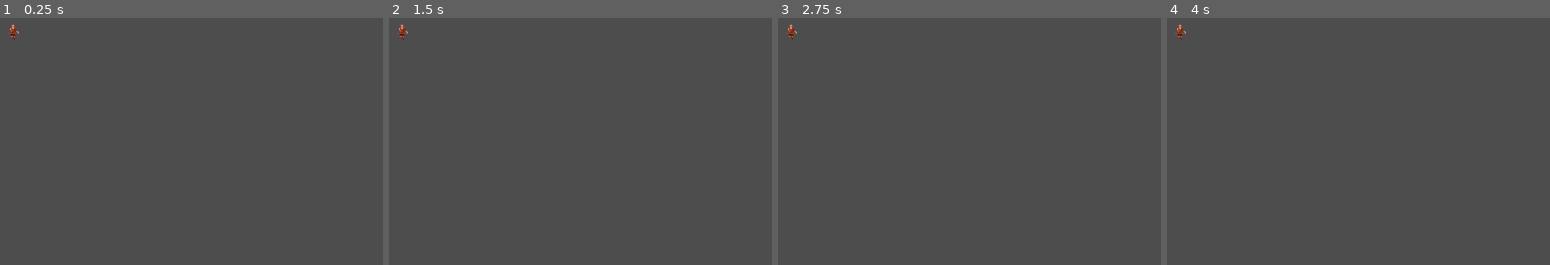
Above: before the commit, frames 1-4 (left to right).
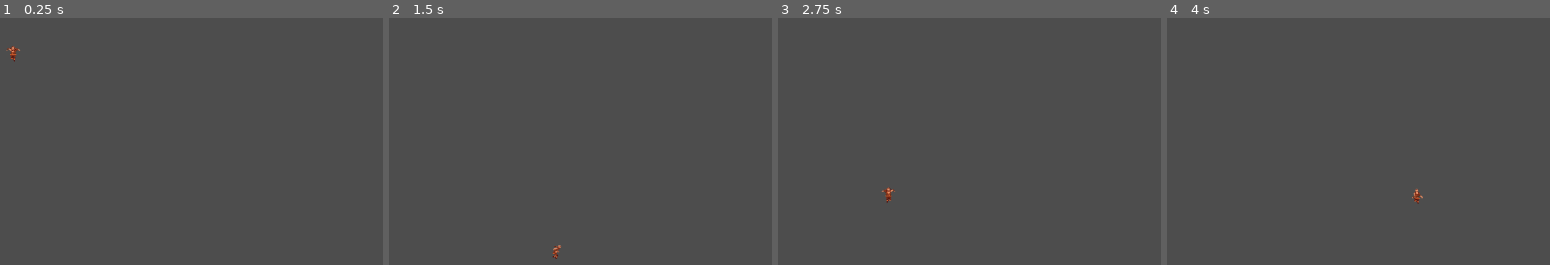
Above: after the commit, the same moments.

Repository: LittoralFireHydrant22/Gassed
Game: Godot game, scene res://scenes/world.tscn
The game is run twice, just before and just after one commit, with the same random seed, the same clock (stepped at 60 frames per second) and the same inputs. Before the commit the project starts from res://world.tscn.
Inputs:
- Up to frame 1 (0.25 s): no input
- Up to frame 2 (1.5 s): tap Enter (ui_accept) at 0.5, 0.77, 0.8, 1.07, 1.25, 1.35 s; hold Right (ui_right) from 0.53 s (still down); tap Space (ui_select) at 0.6 s
- Up to frame 3 (2.75 s): tap Enter (ui_accept) at 1.52, 1.82, 2, 2.3 s; tap Space (ui_select) at 1.55, 2.1 s; release Right (ui_right) at 2.03 s; hold Left (ui_left) from 2.03 s (still down)
- Up to frame 4 (4 s): release Left (ui_left) at 2.78 s; hold Right (ui_right) from 2.78 s (still down); tap Space (ui_select) at 2.85 s; tap Enter (ui_accept) at 3.02, 3.32, 3.5, 3.6, 3.77 s

The runs differ from the first frame. In frame 1, 0.2% of the frame differs, in the area x 1-6%, y 2-18%; in frame 2, 0.1%; in frame 3, 0.2%, in the area x 2-31%, y 2-75%; in frame 4, 0.2%.
Error before the commit: Parse Error: Expected expression for variable initial value after "=". (res://player_controls.gd:27)

Commit message:
plyer as scene

Diff:
--- a/player_controls.gd
+++ /dev/null
@@ -1,27 +0,0 @@
-extends CharacterBody2D
-
-enum State {IDLE, RUNNING, JUMPING, FALLING, DASHING}
-
-@export var input_left: String = "ui_left"
-@export var input_right: String = "ui_right"
-@export var input_jump: String = "ui_accept"
-@export var input_dash: String = "ui_select"
-
-#controller variables
-@export var speed: float = 200.0
-@export var jump_velocity: float = -400.0
-@export var dash_speed: float = 400.0
-@export var dash_time: float = 0.3
-@export var slide_time: float = 0.5
-
-var gravity = ProjectSettings.get_setting("physics/2d/default_gravity")
-var current_state: State = State.IDLE
-var can_double_jump: bool = false
-var has_double_jumped: bool = false
-var dash_timer: float = 0.0
-var dash_direction: Vector2 = Vector2.ZERO
-var slide_timer: float = 0.0
-
-@onready var normal_collision = $NormalCollision
-
-@onready var animated_sprite =
--- a/world.tscn
+++ b/scenes/world.tscn
@@ -1,7 +1,7 @@
 [gd_scene load_steps=32 format=3 uid="uid://dqtiui6yqha3h"]
 
 [ext_resource type="Texture2D" uid="uid://cikur0g2438ib" path="res://sprites/player.png" id="1_f3sb7"]
-[ext_resource type="Script" uid="uid://p8ve4bc51ju5" path="res://player_controls.gd" id="1_fj7yv"]
+[ext_resource type="Script" uid="uid://p8ve4bc51ju5" path="res://scripts/player_controls.gd" id="1_fj7yv"]
 
 [sub_resource type="RectangleShape2D" id="RectangleShape2D_fj7yv"]
 size = Vector2(1151, 20)
@@ -9,6 +9,30 @@
 [sub_resource type="CapsuleShape2D" id="CapsuleShape2D_tlwt5"]
 height = 26.0
 
+[sub_resource type="AtlasTexture" id="AtlasTexture_hiqwa"]
+atlas = ExtResource("1_f3sb7")
+region = Rect2(0, 1280, 288, 128)
+
+[sub_resource type="AtlasTexture" id="AtlasTexture_2u3nc"]
+atlas = ExtResource("1_f3sb7")
+region = Rect2(288, 1280, 288, 128)
+
+[sub_resource type="AtlasTexture" id="AtlasTexture_udxuc"]
+atlas = ExtResource("1_f3sb7")
+region = Rect2(576, 1280, 288, 128)
+
+[sub_resource type="AtlasTexture" id="AtlasTexture_ikiii"]
+atlas = ExtResource("1_f3sb7")
+region = Rect2(864, 1280, 288, 128)
+
+[sub_resource type="AtlasTexture" id="AtlasTexture_cbp6q"]
+atlas = ExtResource("1_f3sb7")
+region = Rect2(1152, 1280, 288, 128)
+
+[sub_resource type="AtlasTexture" id="AtlasTexture_26xuy"]
+atlas = ExtResource("1_f3sb7")
+region = Rect2(1440, 1280, 288, 128)
+
 [sub_resource type="AtlasTexture" id="AtlasTexture_aqk2v"]
 atlas = ExtResource("1_f3sb7")
 region = Rect2(0, 0, 288, 128)
@@ -56,30 +80,6 @@
 [sub_resource type="AtlasTexture" id="AtlasTexture_70uel"]
 atlas = ExtResource("1_f3sb7")
 region = Rect2(576, 256, 288, 128)
-
-[sub_resource type="AtlasTexture" id="AtlasTexture_hiqwa"]
-atlas = ExtResource("1_f3sb7")
-region = Rect2(0, 1280, 288, 128)
-
-[sub_resource type="AtlasTexture" id="AtlasTexture_2u3nc"]
-atlas = ExtResource("1_f3sb7")
-region = Rect2(288, 1280, 288, 128)
-
-[sub_resource type="AtlasTexture" id="AtlasTexture_udxuc"]
-atlas = ExtResource("1_f3sb7")
-region = Rect2(576, 1280, 288, 128)
-
-[sub_resource type="AtlasTexture" id="AtlasTexture_ikiii"]
-atlas = ExtResource("1_f3sb7")
-region = Rect2(864, 1280, 288, 128)
-
-[sub_resource type="AtlasTexture" id="AtlasTexture_cbp6q"]
-atlas = ExtResource("1_f3sb7")
-region = Rect2(1152, 1280, 288, 128)
-
-[sub_resource type="AtlasTexture" id="AtlasTexture_26xuy"]
-atlas = ExtResource("1_f3sb7")
-region = Rect2(1440, 1280, 288, 128)
 
 [sub_resource type="AtlasTexture" id="AtlasTexture_bc84e"]
 atlas = ExtResource("1_f3sb7")
@@ -117,6 +117,29 @@
 animations = [{
 "frames": [{
 "duration": 1.0,
+"texture": SubResource("AtlasTexture_hiqwa")
+}, {
+"duration": 1.0,
+"texture": SubResource("AtlasTexture_2u3nc")
+}, {
+"duration": 1.0,
+"texture": SubResource("AtlasTexture_udxuc")
+}, {
+"duration": 1.0,
+"texture": SubResource("AtlasTexture_ikiii")
+}, {
+"duration": 1.0,
+"texture": SubResource("AtlasTexture_cbp6q")
+}, {
+"duration": 1.0,
+"texture": SubResource("AtlasTexture_26xuy")
+}],
+"loop": true,
+"name": &"dash",
+"speed": 10.0
+}, {
+"frames": [{
+"duration": 1.0,
 "texture": SubResource("AtlasTexture_aqk2v")
 }, {
 "duration": 1.0,
@@ -165,29 +188,6 @@
 "loop": true,
 "name": &"jump_up",
 "speed": 5.0
-}, {
-"frames": [{
-"duration": 1.0,
-"texture": SubResource("AtlasTexture_hiqwa")
-}, {
-"duration": 1.0,
-"texture": SubResource("AtlasTexture_2u3nc")
-}, {
-"duration": 1.0,
-"texture": SubResource("AtlasTexture_udxuc")
-}, {
-"duration": 1.0,
-"texture": SubResource("AtlasTexture_ikiii")
-}, {
-"duration": 1.0,
-"texture": SubResource("AtlasTexture_cbp6q")
-}, {
-"duration": 1.0,
-"texture": SubResource("AtlasTexture_26xuy")
-}],
-"loop": true,
-"name": &"roll",
-"speed": 10.0
 }, {
 "frames": [{
 "duration": 1.0,
@@ -229,15 +229,6 @@
 
 [node name="CharacterBody2D" type="CharacterBody2D" parent="."]
 script = ExtResource("1_fj7yv")
-input_left = null
-input_right = null
-input_jump = null
-input_dash = null
-speed = null
-jump_velocity = null
-dash_speed = null
-dash_time = null
-slide_time = null
 
 [node name="NormalCollision" type="CollisionShape2D" parent="CharacterBody2D"]
 position = Vector2(542, 154)
@@ -247,6 +238,6 @@
 position = Vector2(542.5, 130.625)
 scale = Vector2(0.753472, 0.619141)
 sprite_frames = SubResource("SpriteFrames_wse8f")
-animation = &"run"
+animation = &"jump_up"
 autoplay = "jump_up"
-frame_progress = 0.217388
+frame_progress = 0.433195
--- /dev/null
+++ b/scripts/player_controls.gd
@@ -0,0 +1,115 @@
+extends CharacterBody2D
+
+enum State { IDLE, RUNNING, JUMPING, FALLING, DASHING }
+
+@export var input_left: String = "ui_left"
+@export var input_right: String = "ui_right"
+@export var input_jump: String = "ui_accept"
+@export var input_dash: String = "ui_select"
+
+@export var speed: float = 175.0
+@export var jump_velocity: float = -400.0
+@export var dash_speed: float = 350.0
+@export var dash_time: float = 0.3
+@export var dash_cooldown: float = 1.0  # Time (in seconds) before next dash is allowed
+
+var gravity = ProjectSettings.get_setting("physics/2d/default_gravity")
+var current_state: State = State.IDLE
+var can_double_jump: bool = false
+var has_double_jumped: bool = false
+var dash_timer: float = 0.0
+var dash_cooldown_timer: float = 0.0  # Tracks cooldown time
+var dash_direction: Vector2 = Vector2.ZERO
+
+@onready var animated_sprite = $AnimatedSprite2D
+
+func _physics_process(delta: float):
+	# Update cooldown timer
+	if dash_cooldown_timer > 0:
+		dash_cooldown_timer -= delta
+
+	# Apply gravity when not on floor
+	if not is_on_floor():
+		velocity.y += gravity * delta
+
+	# Handle input, update movement, and play animations
+	handle_input()
+	update_movement(delta)
+	play_animation()
+	move_and_slide()
+
+func handle_input():
+	var moving = Input.is_action_pressed(input_left) or Input.is_action_pressed(input_right)
+
+	match current_state:
+		State.IDLE, State.RUNNING:
+			if not is_on_floor():
+				current_state = State.FALLING
+			elif Input.is_action_just_pressed(input_jump):
+				jump()
+			elif Input.is_action_just_pressed(input_dash) and dash_cooldown_timer <= 0:
+				start_dash()
+			elif moving:
+				current_state = State.RUNNING
+			else:
+				current_state = State.IDLE
+
+		State.JUMPING, State.FALLING:
+			if Input.is_action_just_pressed(input_jump) and can_double_jump:
+				double_jump()
+			elif Input.is_action_just_pressed(input_dash) and dash_cooldown_timer <= 0:
+				start_dash()
+			elif is_on_floor():
+				current_state = State.IDLE if abs(velocity.x) < 10 else State.RUNNING
+
+		State.DASHING:
+			dash_timer -=  get_physics_process_delta_time()
+			if dash_timer <= 0:
+				current_state = State.FALLING if not is_on_floor() else State.IDLE
+
+func update_movement(delta: float):
+	var direction = Input.get_axis(input_left, input_right)
+
+	match current_state:
+		State.IDLE:
+			velocity.x = move_toward(velocity.x, 0, speed * 3 * delta)
+		State.RUNNING:
+			velocity.x = direction * speed
+			animated_sprite.flip_h = direction < 0
+		State.JUMPING, State.FALLING:
+			if direction != 0:
+				velocity.x = direction * speed
+				animated_sprite.flip_h = direction <0
+		State.FALLING:
+			if direction == 0:
+				velocity.x = direction * speed
+		State.DASHING:
+			velocity = dash_direction * dash_speed
+
+func play_animation():
+	match current_state:
+		State.IDLE: animated_sprite.play("idle")
+		State.RUNNING: animated_sprite.play("run")
+		State.JUMPING: animated_sprite.play("jump_up")
+		State.FALLING: animated_sprite.play("jump_down")
+		State.DASHING: animated_sprite.play("dash")
+
+func jump():
+	velocity.y = jump_velocity
+	can_double_jump = true
+	has_double_jumped = false
+	current_state = State.JUMPING
+
+func double_jump():
+	velocity.y = jump_velocity * 0.8
+	has_double_jumped = true
+	can_double_jump = false
+
+func start_dash():
+	var direction = Input.get_axis(input_left, input_right)
+	# Only dash if there's a valid direction
+	if direction != 0:
+		dash_direction = Vector2(direction, 0)
+		dash_timer = dash_time
+		dash_cooldown_timer = dash_cooldown  # Start cooldown
+		current_state = State.DASHING
--- /dev/null
+++ b/sprites/player.tscn
@@ -0,0 +1,9 @@
+[gd_scene load_steps=2 format=3 uid="uid://dltq78u5sleed"]
+
+[ext_resource type="PackedScene" uid="uid://dltq78u5sleed" path="res://sprites/player.tscn" id="1_wf2ox"]
+
+[node name="CharacterBody2D" instance=ExtResource("1_wf2ox")]
+
+[node name="AnimatedSprite2D" parent="." index="1"]
+position = Vector2(543, 131)
+frame_progress = 0.938749
Renamed: player_controls.gd.uid -> scripts/player_controls.gd.uid
